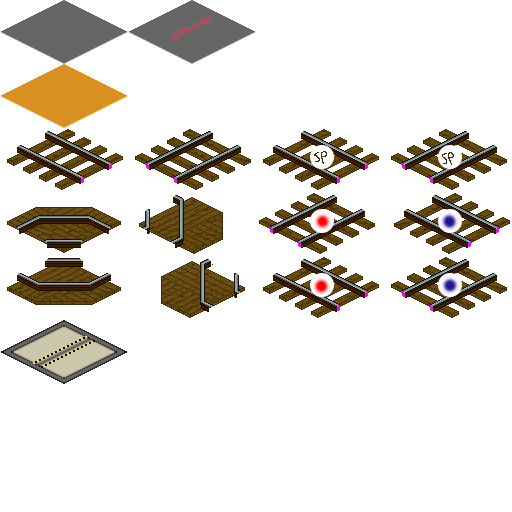
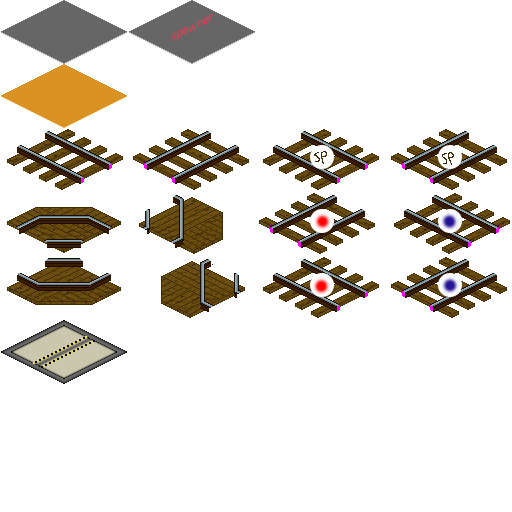
Before/after of a 512×512 layered artwork. What changed in the layer stack:
painted on "Layer 4 copy" over [133, 129, 251, 190]
